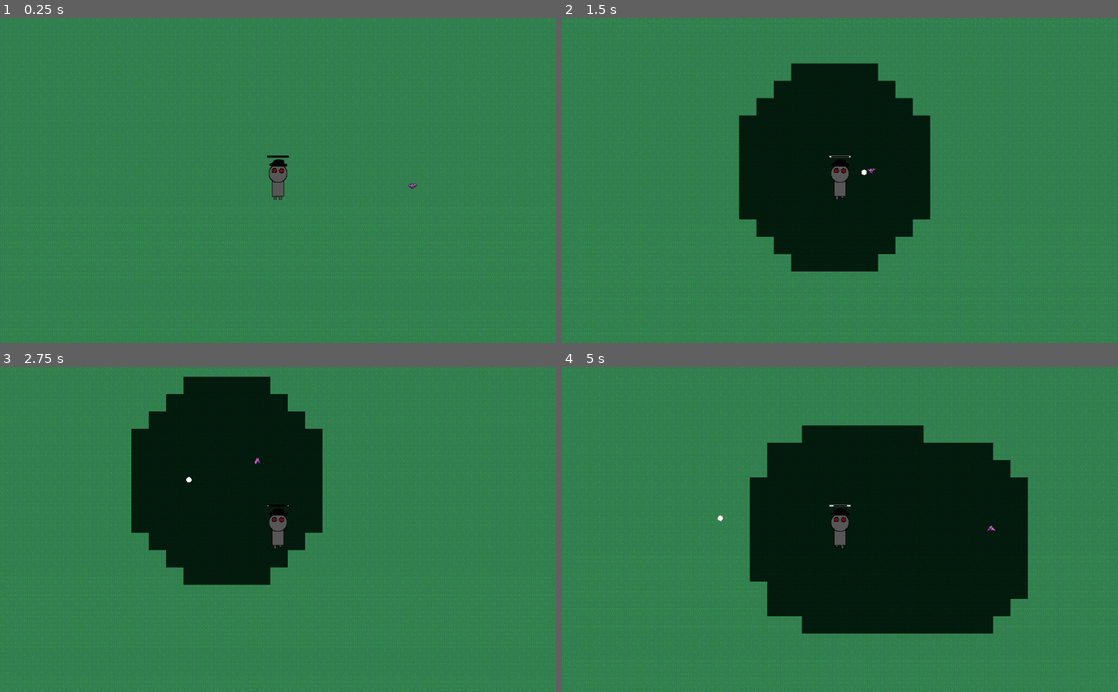
Above: before the commit, frames 1-4 (two rows, left to right).
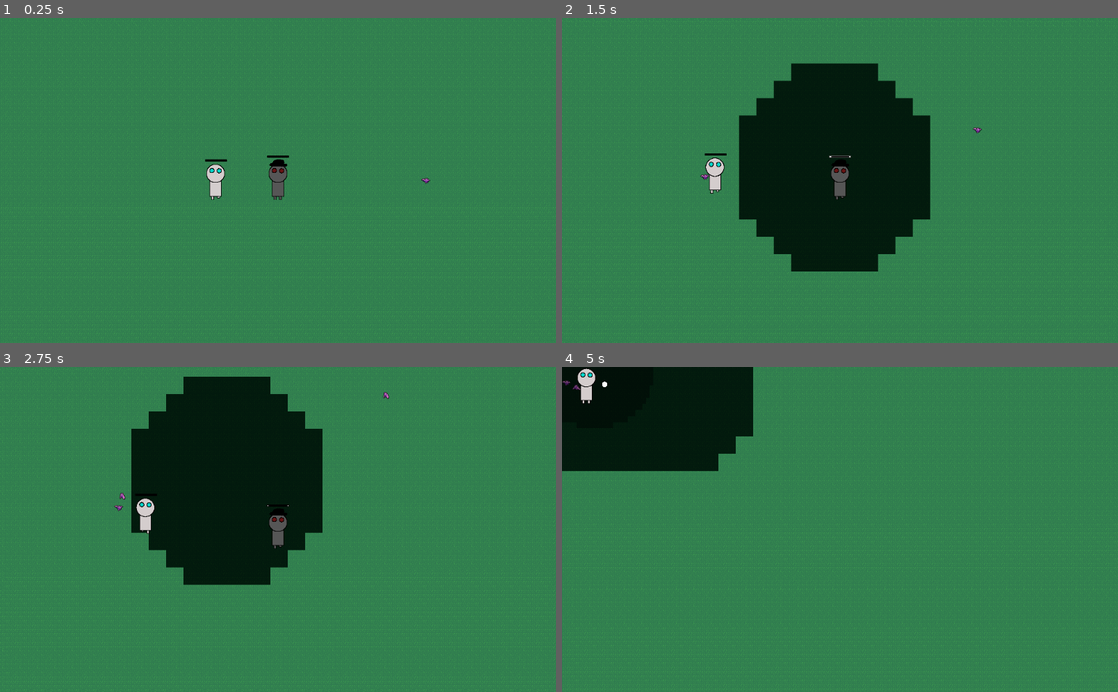
Above: after the commit, the same moments.

Repository: doomium-chloride/kiwijam2021-ADAPT
Game: Godot game, scene res://Levels/TestLevel.tscn
The game is run twice, just before and just after one commit, with the same random seed, the same clock (stepped at 60 frames per second) and the same inputs. This scene is started directly instead of the project's main scene.
Inputs:
- Up to frame 1 (0.25 s): no input
- Up to frame 2 (1.5 s): hold Right (ui_right) 0.53-1.28 s; tap Space (ui_select) at 0.77 s; hold Down (ui_down) from 1.28 s (still down)
- Up to frame 3 (2.75 s): tap Space (ui_select) at 1.52 s; release Down (ui_down) at 2.03 s; hold Right (ui_right) from 2.03 s (still down)
- Up to frame 4 (5 s): release Right (ui_right) at 2.78 s; hold Up (ui_up) 2.78-3.53 s; tap Space (ui_select) at 3.02, 3.77, 4.52 s; hold Left (ui_left) from 3.53 s (still down)

The runs differ from the first frame. In frame 1, 0.3% of the frame differs, in the area x 36-78%, y 43-56%; in frame 2, 0.4%; in frame 3, 0.3%; in frame 4, 40%, in the area x 0-100%, y 0-100%.
Error after the commit: Invalid get index 'position' (on base: 'previously freed instance'). (res://Scripts/Shadow.gd:24)

Commit message:
Add bos

Diff:
--- /dev/null
+++ b/Actors/Boss.tscn
@@ -0,0 +1,59 @@
+[gd_scene load_steps=9 format=2]
+
+[ext_resource path="res://Assets/Boss/step2.png" type="Texture" id=1]
+[ext_resource path="res://Assets/Boss/Boss.png" type="Texture" id=2]
+[ext_resource path="res://Assets/Boss/step1.png" type="Texture" id=3]
+[ext_resource path="res://Scripts/Boss.gd" type="Script" id=4]
+[ext_resource path="res://Actors/UI/BossHp.tscn" type="PackedScene" id=5]
+
+[sub_resource type="SpriteFrames" id=1]
+animations = [ {
+"frames": [ ExtResource( 2 ) ],
+"loop": true,
+"name": "idle",
+"speed": 5.0
+}, {
+"frames": [ ExtResource( 3 ), ExtResource( 1 ) ],
+"loop": true,
+"name": "walking",
+"speed": 10.0
+} ]
+
+[sub_resource type="CircleShape2D" id=2]
+radius = 85.5298
+
+[sub_resource type="RectangleShape2D" id=3]
+extents = Vector2( 49.2241, 73.6664 )
+
+[node name="Boss" type="KinematicBody2D"]
+scale = Vector2( 0.2, 0.2 )
+script = ExtResource( 4 )
+speed = null
+max_hp = null
+
+[node name="AnimatedSprite" type="AnimatedSprite" parent="."]
+frames = SubResource( 1 )
+animation = "idle"
+
+[node name="CollisionHead" type="CollisionShape2D" parent="."]
+position = Vector2( 0, -66.0011 )
+shape = SubResource( 2 )
+
+[node name="CollisionBody" type="CollisionShape2D" parent="."]
+position = Vector2( 0.594604, 74.9202 )
+shape = SubResource( 3 )
+
+[node name="BossHp" parent="." instance=ExtResource( 5 )]
+margin_left = -93.9475
+margin_top = -192.652
+margin_right = -93.9475
+margin_bottom = -192.652
+
+[node name="WalkTimer" type="Timer" parent="."]
+autostart = true
+
+[node name="SpawnTimer" type="Timer" parent="."]
+autostart = true
+
+[connection signal="timeout" from="WalkTimer" to="." method="_on_WalkTimer_timeout"]
+[connection signal="timeout" from="SpawnTimer" to="." method="_on_SpawnTimer_timeout"]
--- a/Actors/Player.tscn
+++ b/Actors/Player.tscn
@@ -19,8 +19,12 @@
 "speed": 10.0
 } ]
 
-[sub_resource type="RectangleShape2D" id=2]
-extents = Vector2( 33, 33 )
+[sub_resource type="CapsuleShape2D" id=2]
+radius = 86.25
+height = 0.0
+
+[sub_resource type="RectangleShape2D" id=3]
+extents = Vector2( 51.25, 72.5 )
 
 [node name="Player" type="KinematicBody2D"]
 scale = Vector2( 0.2, 0.2 )
@@ -37,8 +41,14 @@
 animation = "walking"
 frame = 1
 
-[node name="CollisionShape2D" type="CollisionShape2D" parent="."]
+[node name="CollisionHead" type="CollisionShape2D" parent="."]
+position = Vector2( 1.25, -66.25 )
 shape = SubResource( 2 )
+
+[node name="CollisionBody" type="CollisionShape2D" parent="."]
+position = Vector2( 1.25, 75 )
+scale = Vector2( 1, 1 )
+shape = SubResource( 3 )
 
 [node name="Camera2D" type="Camera2D" parent="."]
 current = true
--- /dev/null
+++ b/Actors/UI/BossHp.tscn
@@ -0,0 +1,22 @@
+[gd_scene load_steps=5 format=2]
+
+[ext_resource path="res://Assets/HealthBar/border.png" type="Texture" id=1]
+[ext_resource path="res://Assets/HealthBar/fill.png" type="Texture" id=2]
+[ext_resource path="res://Assets/HealthBar/background.png" type="Texture" id=3]
+[ext_resource path="res://Scripts/AdaptBar.gd" type="Script" id=4]
+
+[node name="BossHp" type="Control"]
+anchor_right = 1.0
+anchor_bottom = 1.0
+script = ExtResource( 4 )
+__meta__ = {
+"_edit_use_anchors_": false
+}
+
+[node name="TextureProgress" type="TextureProgress" parent="."]
+margin_right = 40.0
+margin_bottom = 40.0
+texture_under = ExtResource( 2 )
+texture_over = ExtResource( 1 )
+texture_progress = ExtResource( 3 )
+fill_mode = 6
--- a/Levels/TestLevel.tscn
+++ b/Levels/TestLevel.tscn
@@ -1,10 +1,16 @@
-[gd_scene load_steps=4 format=2]
+[gd_scene load_steps=5 format=2]
 
 [ext_resource path="res://Actors/Player.tscn" type="PackedScene" id=1]
 [ext_resource path="res://Environment/Floor.tscn" type="PackedScene" id=2]
 [ext_resource path="res://Enemies/Enemy.tscn" type="PackedScene" id=3]
+[ext_resource path="res://Actors/Boss.tscn" type="PackedScene" id=4]
 
 [node name="TestLevel" type="Node2D"]
+
+[node name="Boss" parent="." instance=ExtResource( 4 )]
+position = Vector2( -100, 0 )
+speed = 1
+max_hp = 10
 
 [node name="Player" parent="." instance=ExtResource( 1 )]
 
--- /dev/null
+++ b/Scripts/Boss.gd
@@ -0,0 +1,48 @@
+extends KinematicBody2D
+
+const drone_class = preload("res://Enemies/Enemy.tscn")
+const is_light = true
+
+export var speed = 1
+export var max_hp = 10
+var hp = max_hp
+var move_dir = Global.random_direction()
+
+# Called when the node enters the scene tree for the first time.
+func _ready():
+	$BossHp.set_max_adapt(max_hp)
+	if move_dir.length_squared() > 0:
+		$AnimatedSprite.play("walking")
+	else:
+		$AnimatedSprite.play("idle")
+	pass # Replace with function body.
+
+
+# Called every frame. 'delta' is the elapsed time since the previous frame.
+#func _process(delta):
+#	pass
+
+func _physics_process(delta):
+	move_and_collide(move_dir * speed)
+
+
+func _on_WalkTimer_timeout():
+	move_dir = Global.random_direction()
+	if move_dir.length_squared() > 0:
+		$AnimatedSprite.play("walking")
+	else:
+		$AnimatedSprite.play("idle")
+
+func spawn_drone():
+	var drone = drone_class.instance()
+	drone.position = get_position()
+	get_tree().get_root().add_child(drone)
+
+func _on_SpawnTimer_timeout():
+	spawn_drone()
+
+func take_damage(damage):
+	hp -= damage
+	$BossHp.update_adapt(hp)
+	if hp <= 0:
+		queue_free()
--- a/Scripts/Global.gd
+++ b/Scripts/Global.gd
@@ -1,41 +1,12 @@
 extends Node
 
-
-# Declare member variables here. Examples:
-# var a = 2
-# var b = "text"
-
-var gravity = 100
-
-var bullet_speed = 1000
-
-var bullet_damage = 1
-
-var base_bullet_spread = PI / 100
-
-var trident_dmg = 1
-
 const main_menu = "res://Scenes/Menus/Home.tscn"
-
-const left_dir = Vector2(-1, 0)
-const right_dir = Vector2(1, 0)
-
-signal update_hp(hp)
-signal set_max_hp(hp)
-
-signal update_ammo(ammo)
-signal set_max_ammo(ammo)
-signal set_ammo_spacing(spacing)
 
 signal summon_minions(target, tag)
 signal release_minions(tag)
 signal multiply_minions(tag)
 
-var drop_chance = 0.2
-
 var current_scene = null
-
-const low_ammo = 3
 
 # Called when the node enters the scene tree for the first time.
 func _ready():
@@ -43,13 +14,6 @@
 	var root = get_tree().get_root()
 	current_scene = root.get_child(root.get_child_count() - 1)
 
-
-# Called every frame. 'delta' is the elapsed time since the previous frame.
-#func _process(delta):
-#	pass
-
-func wobble(t, freq):
-	return sin(t * freq) * PI / 32
 
 func flip_coin():
 	var coin = randi() % 2
@@ -59,12 +23,6 @@
 	if proc_chance >= 1:
 		return true
 	return randf() < proc_chance
-
-func bullet_spread(left):
-	var angle = randf() * base_bullet_spread
-	var dir = -1 if left else 1
-	var up = -1 if flip_coin() else 1
-	return Vector2(dir * cos(angle) * bullet_speed, up * sin(angle) * bullet_speed)
 
 func random_direction():
 	var x = (randi() % 3) - 1
Not shown: 1 places in Actors/Player.tscn that only renumber resources
Binary file added: Assets/Boss/Boss.png
Not shown, added: Assets/Boss/Boss.png.import
Binary file added: Assets/Boss/step1.png
Not shown, added: Assets/Boss/step1.png.import
Binary file added: Assets/Boss/step2.png
Not shown, added: Assets/Boss/step2.png.import
Not shown, added: Assets/Boss/Boss.xcf
